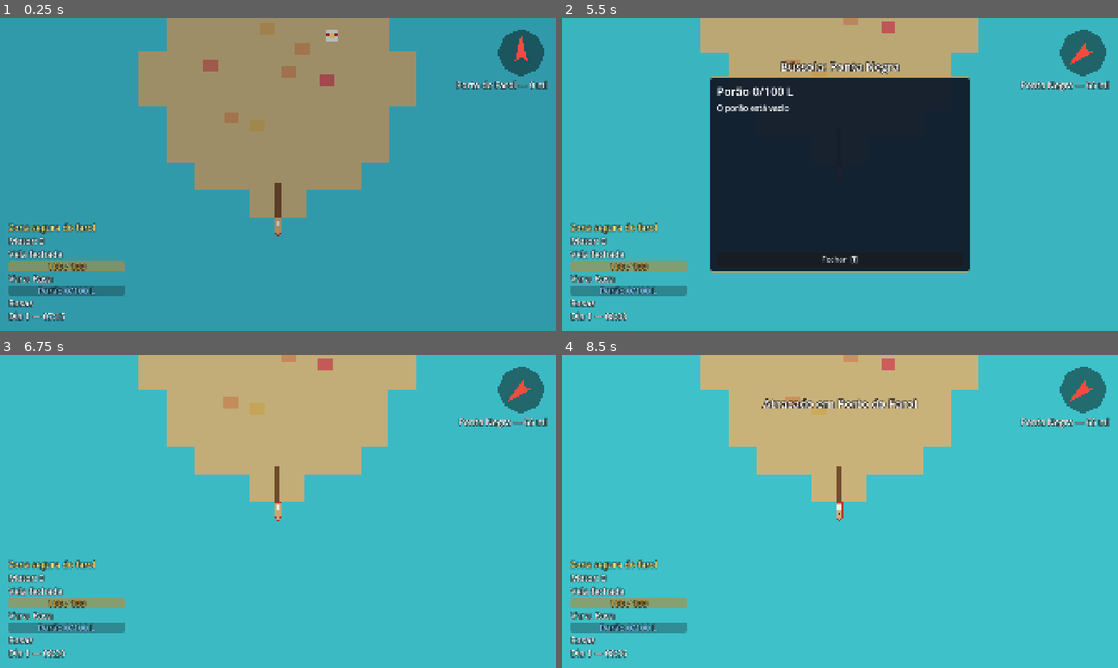
Above: before the commit, frames 1-4 (two rows, left to right).
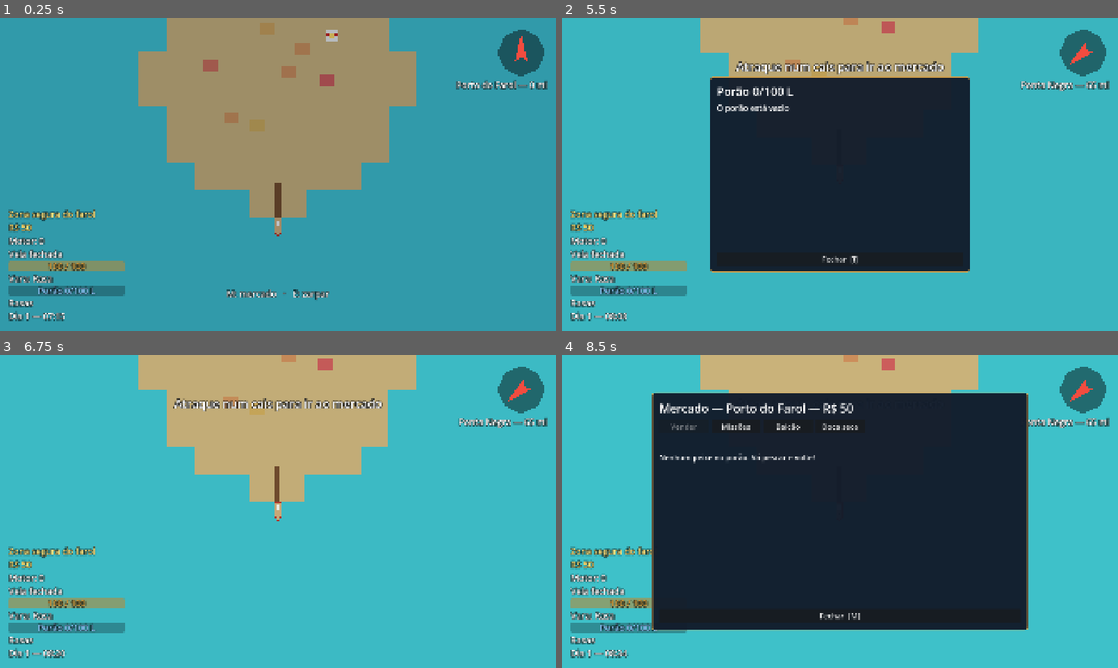
Above: after the commit, the same moments.

Repository: gabrielrm72660/pescador-da-vila
Game: Godot game, scene res://cenas/Principal.tscn
Two runs of this game, one before a commit and one after it. Both use one fixed random seed, a clock stepped at 60 frames per second and the inputs below.
Inputs (mouse positions are in pixels of both pictures, inside the frame that each line leads up to):
- Up to frame 1 (0.25 s): no input
- Up to frame 2 (5.5 s): tap E (atracar) at 0.6 s; tap C (catalogo) at 0.8, 2.1 s; click "Fechar [C]" at 1.25 s; tap Enter at 2 s; tap B (destino) at 2.3, 3.6 s; click "Fechar [C]" at 2.75 s; tap I (porao) at 3.8, 5.1 s; click "Fechar [I]" at 4.25 s; tap Space at 5 s; tap M (mercado, bound only after the commit) at 5.3 s
- Up to frame 3 (6.75 s): click "Fechar [I]" at 5.75 s; tap M (mercado, bound only after the commit) at 6.6 s
- Up to frame 4 (8.5 s): tap J (missoes, bound only after the commit) at 6.8, 8.1 s; tap F (pescar) at 7.15 s; click (840, 530) at 7.25 s, where only the run after the commit has a clickable "Fechar [J]"; tap Enter at 8 s; tap E (atracar) at 8.3 s

The runs differ from the first frame. In frame 1, 0.9% of the frame differs, in the area x 1-60%, y 61-90%; in frame 2, 1.5%; in frame 3, 1.5%; in frame 4, 52%, in the area x 1-84%, y 11-97%.

Commit message:
feat: atracar abre o mercado e salva; missões no mundo e na bússola
Co-Authored-By: Claude Fable 5.2 <noreply@anthropic.com>
Claude-Session: https://claude.ai/code/session_016UFxTBVdX3eT4ethx5aHNb

Diff:
--- a/pescador/cenas/mundo.gd
+++ b/pescador/cenas/mundo.gd
@@ -10,6 +10,8 @@
 const Especies = preload("res://logica/especies.gd")
 const Porao = preload("res://logica/porao.gd")
 const Catalogo = preload("res://logica/catalogo.gd")
+const EstadoPartida = preload("res://autoload/Estado.gd")
+const Missoes = preload("res://logica/missoes.gd")
 const CenaCardume = preload("res://cenas/Cardume.tscn")
 const VEL_MAX_ATRACAR := 40.0
 const MAX_CARDUMES := 5
@@ -24,6 +26,8 @@
 const NOITE := Color(0.22, 0.27, 0.45)
 
 var mundo: Dictionary
+var dados: Dictionary             ## mundo, cidades e loja (Mercado.carregar_dados)
+var est                           ## a partida: o autoload Estado, ou um próprio quando ele não existe (testes)
 var barco
 var t := 0.0
 var dia := 1
@@ -63,7 +67,14 @@
 	if _iniciado:
 		return
 	_iniciado = true
-	mundo = Mercado.carregar_dados().mundo
+	dados = Mercado.carregar_dados()
+	mundo = dados.mundo
+	est = _estado()
+	if est == null:
+		est = EstadoPartida.new()
+		est.name = "EstadoLocal"
+		est.novo_jogo()
+		add_child(est)
 	especies = Especies.carregar()
 	barco = $Barco
 	_rng.randomize()
@@ -75,6 +86,8 @@
 	_ler_estado()
 	var hud := get_node_or_null("HUD")
 	if hud and hud.has_signal("soltar_do_porao"):
+		hud.mercado_mudou.connect(_aplicar_estado)
+		hud.painel_fechado.connect(func(nome): if nome == "mercado": _aplicar_estado(); est.salvar())
 		hud.soltar_do_porao.connect(func(i): soltar_do_porao(i); _mostrar_porao())
 		hud.painel_fechado.connect(func(nome): if nome == "porao": desistir_pendente())
 		porao_cheio.connect(_mostrar_porao)
@@ -95,17 +108,20 @@
 
 
 func _ler_estado() -> void:
-	var e := _estado()
-	if e == null:
-		return
+	cidade_atual = est.cidade
+	destino_id = est.destino
+	dia_base = est.dia
+	_aplicar_estado()
+
+
+## Passa para o barco e para a pesca o que a partida tem (melhorias, combustível, varas, rede).
+func _aplicar_estado() -> void:
+	var e = est
 	barco.nivel_motor = int(e.melhorias.get("motor", 0)) + 1
 	barco.vela_grande = int(e.melhorias.get("vela", 0)) > 0
 	barco.leme_melhorado = int(e.melhorias.get("leme", 0)) > 0
 	barco.tanque = e.tanque()
 	barco.combustivel = minf(e.combustivel, barco.tanque)
-	cidade_atual = e.cidade
-	destino_id = e.destino
-	dia_base = e.dia
 	porao = e.porao
 	catalogo = e.catalogo
 	varas = e.varas
@@ -115,9 +131,7 @@
 
 
 func _gravar_estado() -> void:
-	var e := _estado()
-	if e == null:
-		return
+	var e = est
 	e.combustivel = barco.combustivel
 	e.dia = dia
 	e.destino = destino_id
@@ -162,9 +176,20 @@
 
 
 func _process(dt: float) -> void:
+	if Input.is_action_just_pressed("mercado"):
+		alternar_mercado()
+	quadro(dt)
+
+
+## Um quadro do jogo. Com o mercado aberto o mundo fica parado (spec 7.2).
+func quadro(dt: float) -> void:
+	if mercado_aberto():
+		return
 	avancar_tempo(dt)
 	if Input.is_action_just_pressed("atracar"):
 		alternar_atracar()
+	if Input.is_action_just_pressed("missoes"):
+		alternar_missoes()
 	if Input.is_action_just_pressed("destino"):
 		trocar_destino()
 	if Input.is_action_just_pressed("pescar") and not _painel_aberto():
@@ -196,6 +221,13 @@
 	if novo_dia != dia:
 		dia = novo_dia
 		_gravar_estado()
+		for m in est.expirar_missoes():
+			_avisar("O prazo venceu: %s" % Missoes.descricao(m, especies, dados).get_slice(" —", 0))
+	if not barco.atracado:
+		for m in est.marcar_exploracao(barco.position):
+			_avisar("Achou %s! Volte a %s para receber" % [m.get("nome_alvo", "o ponto"), _cidade(m.cidade).nome])
+			if destino_id == "missao:" + str(m.id):
+				destino_id = m.cidade
 	var borda: bool = not barco.atracado and Mapa.perto_da_borda(mundo, barco.position)
 	if borda and not _na_borda:
 		_avisar("Fim das águas conhecidas — dê meia-volta")
@@ -214,7 +246,53 @@
 	aviso_id += 1
 
 
+func mercado_aberto() -> bool:
+	var hud := get_node_or_null("HUD")
+	return hud != null and hud.has_method("mercado_aberto") and hud.mercado_aberto()
+
+
+func abrir_mercado() -> void:
+	var hud := get_node_or_null("HUD")
+	if hud == null or not barco.atracado:
+		return
+	_gravar_estado()
+	hud.abrir_mercado(est, dados, especies, _rng)
+
+
+func alternar_mercado() -> void:
+	var hud := get_node_or_null("HUD")
+	if hud == null:
+		return
+	if hud.mercado_aberto():
+		hud.fechar_paineis()
+	elif barco.atracado:
+		abrir_mercado()
+	else:
+		_avisar("Atraque num cais para ir ao mercado")
+
+
+func alternar_missoes() -> void:
+	var hud := get_node_or_null("HUD")
+	if hud == null:
+		return
+	if hud.missoes_abertas():
+		hud.fechar_paineis()
+	else:
+		hud.abrir_missoes(est, dados, especies, barco.position)
+
+
+## Cidades e, depois, os pontos das explorações ainda não achadas.
+func _destinos() -> Array:
+	var extras: Array = []
+	for m in est.missoes.ativas:
+		if m.get("tipo", "") == "exploracao" and not m.get("achado", false):
+			extras.append({"id": "missao:" + str(m.id), "nome": m.get("nome_alvo", "Missão"), "pos": m.pos})
+	return Mapa.destinos(mundo, extras)
+
+
 func alternar_atracar() -> bool:
+	if mercado_aberto():
+		return false
 	if barco.atracado:
 		barco.atracado = false
 		_avisar("Desatracou de %s" % _cidade(cidade_atual).nome)
@@ -233,6 +311,8 @@
 		return false
 	_atracar_em(c)
 	_avisar("Atracado em %s" % c.nome)
+	est.salvar()
+	abrir_mercado()
 	return true
 
 
@@ -249,15 +329,16 @@
 
 
 func trocar_destino() -> void:
-	destino_id = Mapa.proximo_destino(Mapa.destinos(mundo), destino_id)
+	destino_id = Mapa.proximo_destino(_destinos(), destino_id)
 	_avisar("Bússola: %s" % _destino().nome)
 
 
 func _destino() -> Dictionary:
-	for d in Mapa.destinos(mundo):
+	var lista := _destinos()
+	for d in lista:
 		if d.id == destino_id:
 			return d
-	return Mapa.destinos(mundo)[0]
+	return lista[0]
 
 
 func dados_hud() -> Dictionary:
@@ -283,6 +364,8 @@
 		"atracado": barco.atracado,
 		"aviso": aviso,
 		"aviso_id": aviso_id,
+		"dinheiro": est.dinheiro,
+		"missoes": est.missoes.ativas.size(),
 		"vara": vara,
 		"porao_usado": porao.usado(),
 		"porao_cap": porao.capacidade,
@@ -473,9 +556,7 @@
 
 func _porao_mudou() -> void:
 	porao_mudou.emit()
-	var e := _estado()
-	if e != null and e.has_signal("porao_mudou"):
-		e.porao_mudou.emit()
+	est.porao_mudou.emit()
 
 
 func soltar_do_porao(indice: int) -> void:
--- a/pescador/cenas/ui/HUD.tscn
+++ b/pescador/cenas/ui/HUD.tscn
@@ -1,9 +1,11 @@
-[gd_scene load_steps=7 format=3]
+[gd_scene load_steps=9 format=3]
 
 [ext_resource type="Script" path="res://cenas/ui/hud.gd" id="1"]
 [ext_resource type="Script" path="res://cenas/ui/medidor_ui.gd" id="2"]
 [ext_resource type="Script" path="res://cenas/ui/painel_porao.gd" id="3"]
 [ext_resource type="Script" path="res://cenas/ui/painel_catalogo.gd" id="4"]
+[ext_resource type="Script" path="res://cenas/ui/tela_mercado.gd" id="5"]
+[ext_resource type="Script" path="res://cenas/ui/painel_missoes.gd" id="6"]
 
 [sub_resource type="LabelSettings" id="Texto"]
 font_size = 30
@@ -23,7 +25,7 @@
 anchor_top = 1.0
 anchor_bottom = 1.0
 offset_left = 30.0
-offset_top = -430.0
+offset_top = -480.0
 offset_right = 430.0
 offset_bottom = -30.0
 grow_vertical = 0
@@ -35,6 +37,12 @@
 text = "Zona segura do farol"
 label_settings = SubResource("Texto")
 modulate = Color(1, 0.9, 0.5, 1)
+
+[node name="Dinheiro" type="Label" parent="Painel"]
+layout_mode = 2
+text = "R$ 50"
+label_settings = SubResource("Texto")
+modulate = Color(1, 0.88, 0.45, 1)
 
 [node name="Marcha" type="Label" parent="Painel"]
 layout_mode = 2
@@ -196,3 +204,25 @@
 grow_horizontal = 2
 grow_vertical = 2
 script = ExtResource("4")
+
+[node name="PainelMissoes" type="PanelContainer" parent="."]
+visible = false
+anchors_preset = 8
+anchor_left = 0.5
+anchor_top = 0.5
+anchor_right = 0.5
+anchor_bottom = 0.5
+grow_horizontal = 2
+grow_vertical = 2
+script = ExtResource("6")
+
+[node name="TelaMercado" type="PanelContainer" parent="."]
+visible = false
+anchors_preset = 8
+anchor_left = 0.5
+anchor_top = 0.5
+anchor_right = 0.5
+anchor_bottom = 0.5
+grow_horizontal = 2
+grow_vertical = 2
+script = ExtResource("5")
--- a/pescador/cenas/ui/hud.gd
+++ b/pescador/cenas/ui/hud.gd
@@ -12,6 +12,7 @@
 
 signal soltar_do_porao(indice: int)
 signal painel_fechado(nome: String)
+signal mercado_mudou
 
 var _aviso_id := 0
 var _fechou_em := -100000
@@ -44,10 +45,16 @@
 		$Painel/Porao.max_value = float(d.porao_cap)
 		$Painel/Porao.value = float(d.porao_usado)
 		$Painel/Porao/Texto.text = "Porão %d/%d L" % [roundi(d.porao_usado), roundi(d.porao_cap)]
+	$Painel/Dinheiro.visible = d.has("dinheiro")
+	if d.has("dinheiro"):
+		var n := int(d.get("missoes", 0))
+		$Painel/Dinheiro.text = "R$ %d" % int(d.dinheiro) + ("" if n == 0 else "  ·  %d %s" % [n, "missão" if n == 1 else "missões"])
 	var med: Dictionary = d.get("medidor", {})
 	$Medidor.definir(med)
-	$Dica.visible = not med.is_empty() or bool(d.get("pode_pescar", false))
-	$Dica.text = "F: parar o ponteiro na faixa verde" if not med.is_empty() else "F: pescar"
+	var no_cais: bool = bool(d.get("atracado", false)) and d.has("dinheiro") and not $TelaMercado.visible
+	$Dica.visible = not med.is_empty() or bool(d.get("pode_pescar", false)) or no_cais
+	$Dica.text = "F: parar o ponteiro na faixa verde" if not med.is_empty() else (
+			"M: mercado   ·   E: zarpar" if no_cais else "F: pescar")
 	if int(d.get("aviso_id", 0)) != _aviso_id:
 		_aviso_id = int(d.aviso_id)
 		$Aviso.text = String(d.aviso)
@@ -75,10 +82,13 @@
 	$PainelPorao.soltar.connect(func(i): soltar_do_porao.emit(i))
 	$PainelPorao.fechar.connect(fechar_paineis)
 	$PainelCatalogo.fechar.connect(fechar_paineis)
+	$PainelMissoes.fechar.connect(fechar_paineis)
+	$TelaMercado.fechar.connect(fechar_paineis)
+	$TelaMercado.mudou.connect(func(): mercado_mudou.emit())
 
 
 func painel_aberto() -> bool:
-	return $PainelPorao.visible or $PainelCatalogo.visible or Time.get_ticks_msec() - _fechou_em < CARENCIA_CLIQUE
+	return $PainelPorao.visible or $PainelCatalogo.visible or $PainelMissoes.visible or $TelaMercado.visible or Time.get_ticks_msec() - _fechou_em < CARENCIA_CLIQUE
 
 
 func porao_aberto() -> bool:
@@ -89,24 +99,50 @@
 	return $PainelCatalogo.visible
 
 
+func mercado_aberto() -> bool:
+	return $TelaMercado.visible
+
+
+func missoes_abertas() -> bool:
+	return $PainelMissoes.visible
+
+
+func _so(painel: Control) -> void:
+	_ligar()
+	for p in [$PainelPorao, $PainelCatalogo, $PainelMissoes, $TelaMercado]:
+		if p != painel:
+			p.visible = false
+
+
+func abrir_mercado(estado, dados: Dictionary, especies: Array, rng: RandomNumberGenerator) -> void:
+	_so($TelaMercado)
+	$TelaMercado.abrir(estado, dados, especies, rng)
+
+
+func abrir_missoes(estado, dados: Dictionary, especies: Array, pos: Vector2) -> void:
+	_so($PainelMissoes)
+	$PainelMissoes.mostrar(estado, dados, especies, pos)
+	$PainelMissoes.visible = true
+
+
 func abrir_porao(itens: Array, especies: Array, usado: float, capacidade: float, pendente: Dictionary) -> void:
-	_ligar()
-	$PainelCatalogo.visible = false
+	_so($PainelPorao)
 	$PainelPorao.mostrar(itens, especies, usado, capacidade, pendente)
 	$PainelPorao.visible = true
 
 
 func abrir_catalogo(especies: Array, entradas: Dictionary) -> void:
-	_ligar()
-	$PainelPorao.visible = false
+	_so($PainelCatalogo)
 	$PainelCatalogo.mostrar(especies, entradas)
 	$PainelCatalogo.visible = true
 
 
 func fechar_paineis() -> void:
-	var qual := "porao" if $PainelPorao.visible else ("catalogo" if $PainelCatalogo.visible else "")
-	$PainelPorao.visible = false
-	$PainelCatalogo.visible = false
+	var qual := ""
+	for par in [["porao", $PainelPorao], ["catalogo", $PainelCatalogo], ["missoes", $PainelMissoes], ["mercado", $TelaMercado]]:
+		if par[1].visible:
+			qual = par[0]
+		par[1].visible = false
 	if qual != "":
 		_fechou_em = Time.get_ticks_msec()
 		painel_fechado.emit(qual)
--- a/pescador/cenas/ui/tela_mercado.gd
+++ b/pescador/cenas/ui/tela_mercado.gd
@@ -79,7 +79,7 @@
 	_botoes.clear()
 	_textos.clear()
 	var cid := _cidade()
-	_titulo = "Mercado de %s — R$ %d" % [cid.get("nome", estado.cidade), estado.dinheiro]
+	_titulo = "Mercado — %s — R$ %d" % [cid.get("nome", estado.cidade), estado.dinheiro]
 	custom_minimum_size = Vector2(1300, 820)
 	var fundo := StyleBoxFlat.new()
 	fundo.bg_color = Color(0.07, 0.11, 0.17, 0.97)
--- a/pescador/project.godot
+++ b/pescador/project.godot
@@ -94,3 +94,13 @@
 "events": [Object(InputEventKey,"resource_local_to_scene":false,"resource_name":"","device":16,"window_id":0,"alt_press …(190 unchanged characters)…
 ]
 }
+mercado={
+"deadzone": 0.2,
+"events": [Object(InputEventKey,"resource_local_to_scene":false,"resource_name":"","device":16,"window_id":0,"alt_pressed":false,"shift_pressed":false,"ctrl_pressed":false,"meta_pressed":false,"pressed":false,"keycode":0,"physical_keycode":77,"key_label":0,"unicode":0,"location":0,"echo":false,"script":null)
+]
+}
+missoes={
+"deadzone": 0.2,
+"events": [Object(InputEventKey,"resource_local_to_scene":false,"resource_name":"","device":16,"window_id":0,"alt_pressed":false,"shift_pressed":false,"ctrl_pressed":false,"meta_pressed":false,"pressed":false,"keycode":0,"physical_keycode":74,"key_label":0,"unicode":0,"location":0,"echo":false,"script":null)
+]
+}
--- /dev/null
+++ b/pescador/testes/test_cidades.gd
@@ -0,0 +1,117 @@
+extends "res://testes/caso_teste.gd"
+const E = preload("res://logica/especies.gd")
+const P = preload("res://logica/pesca.gd")
+
+var l
+func _init(): l = E.carregar()
+
+func _mundo():
+	var m = load("res://cenas/Mundo.tscn").instantiate()
+	m.iniciar()
+	return m
+
+func _cais(m, id: String) -> Vector2:
+	for c in m.mundo.cidades:
+		if c.id == id: return Vector2(c.cais[0], c.cais[1])
+	return Vector2.INF
+
+func test_mundo_tem_estado_proprio_sem_autoload():
+	var m = _mundo()
+	afirmar(m.est != null, "tem estado"); igual(m.est.dinheiro, 50, "novo jogo: R$ 50")
+	afirmar(m.porao == m.est.porao and m.catalogo == m.est.catalogo, "porão e catálogo são os do estado")
+	afirmar(m.dados_hud().has("dinheiro") and m.dados_hud().has("missoes"), "o HUD recebe dinheiro e missões")
+	m.free()
+
+func test_comeca_atracado_com_o_mercado_fechado_e_m_abre():
+	var m = _mundo(); var h = m.get_node("HUD")
+	afirmar(m.barco.atracado and not h.mercado_aberto(), "início: atracado, mercado fechado")
+	m.alternar_mercado(); afirmar(h.mercado_aberto(), "M abre")
+	afirmar(h.get_node("TelaMercado").titulo().contains("Porto do Farol"), "mercado da cidade certa")
+	m.alternar_mercado(); afirmar(not h.mercado_aberto(), "M fecha")
+	m.alternar_atracar(); m.alternar_mercado()
+	afirmar(not h.mercado_aberto() and m.aviso.contains("Atraque"), "no mar não abre: %s" % m.aviso)
+	m.free()
+
+func test_atracar_abre_o_mercado_da_cidade():
+	var m = _mundo(); var h = m.get_node("HUD")
+	m.alternar_atracar(); m.barco.position = _cais(m, "vila_arraias") + Vector2(0, 40); m.barco.vel = 0.0
+	afirmar(m.tentar_atracar(), "atracou"); afirmar(h.mercado_aberto(), "abriu o mercado")
+	igual(m.est.cidade, "vila_arraias", "o estado sabe a cidade")
+	afirmar(h.get_node("TelaMercado").titulo().contains("Vila das Arraias"), h.get_node("TelaMercado").titulo())
+	afirmar(not h.get_node("TelaMercado").tem("aba:doca"), "sem doca aqui")
+	m.free()
+
+func test_mercado_aberto_para_o_tempo_e_trava_o_cais():
+	var m = _mundo()
+	m.alternar_mercado(); var t0: float = m.t
+	m.quadro(1.0); perto(m.t, t0, 1e-6, "tempo parado com o mercado aberto")
+	afirmar(not m.alternar_atracar() and m.barco.atracado, "não zarpa com o mercado aberto")
+	m.alternar_mercado(); m.quadro(1.0); afirmar(m.t > t0, "fechou: o tempo anda")
+	m.free()
+
+func test_vender_e_melhorar_valem_no_barco():
+	var m = _mundo(); var h = m.get_node("HUD"); var t = h.get_node("TelaMercado")
+	m.porao.adicionar(E.exemplar_com_f(E.por_id(l, "robalo"), 0.9))
+	m.alternar_mercado(); t.apertar("vender_tudo")
+	afirmar(m.est.dinheiro > 50 and m.porao.itens.is_empty(), "vendeu")
+	igual(m.dados_hud().dinheiro, m.est.dinheiro, "painel acompanha")
+	m.est.dinheiro = 5000; t.mostrar_aba("doca")
+	t.apertar("melhorar:motor"); igual(m.barco.nivel_motor, 2, "motor nível 2 no barco")
+	t.apertar("melhorar:tanque"); perto(m.barco.tanque, 160.0, 1e-6, "tanque maior no barco")
+	t.apertar("melhorar:porao"); perto(m.porao.capacidade, 200.0, 1e-6, "porão maior")
+	t.mostrar_aba("balcao"); t.apertar("comprar:combustivel"); perto(m.barco.combustivel, 160.0, 1e-6, "abasteceu o barco")
+	t.apertar("comprar:vara_profunda"); t.apertar("comprar:rede")
+	afirmar("profunda" in m.varas and m.tem_rede, "vara e rede valem na pesca")
+	m.free()
+
+func test_combustivel_gasto_no_mar_chega_ao_mercado():
+	var m = _mundo()
+	m.alternar_atracar(); m.barco.combustivel = 30.0
+	m.barco.position = _cais(m, "porto_farol"); m.barco.vel = 0.0; m.tentar_atracar()
+	perto(m.est.combustivel, 30.0, 1e-6, "o estado recebe o que sobrou")
+	afirmar(m.get_node("HUD/TelaMercado").textos().size() >= 0, "tela montada")
+	m.get_node("HUD/TelaMercado").mostrar_aba("balcao")
+	afirmar(m.get_node("HUD/TelaMercado").textos().any(func(s): return s.contains("70 un.")), "oferece os 70 que faltam")
+	m.free()
+
+func test_missao_vence_na_virada_do_dia():
+	var m = _mundo(); m.alternar_atracar()
+	m.est.missoes.ativas = [{"id": "c1", "tipo": "entrega", "cidade": "ponta_negra", "destino": "ponta_negra",
+			"volume": 30.0, "recompensa": 300, "recompensa_xp": 15, "prazo_dia": 1}]
+	m.porao.adicionar({"carga": true, "missao": "c1", "volume": 30.0})
+	m.avancar_tempo(160.0)
+	igual(m.dia, 2, "virou o dia"); afirmar(m.est.missoes.ativas.is_empty() and m.porao.itens.is_empty(), "missão e carga saíram")
+	afirmar(m.aviso.contains("venceu"), m.aviso)
+	m.free()
+
+func test_exploracao_e_achada_no_mar_e_entra_na_bussola():
+	var m = _mundo(); m.alternar_atracar()
+	m.est.missoes.ativas = [{"id": "x1", "tipo": "exploracao", "cidade": "porto_farol", "alvo": "naufragio_distante",
+			"nome_alvo": "Naufrágio Distante", "pos": [11000, 6000], "recompensa": 150, "recompensa_xp": 25, "prazo_dia": -1}]
+	var achou := false
+	for i in 4:
+		m.trocar_destino()
+		if m.dados_hud().destino_nome == "Naufrágio Distante": achou = true; break
+	afirmar(achou, "B passa pelo alvo da missão")
+	perto(m.dados_hud().milhas, Vector2(11000, 6000).distance_to(m.barco.position) / 200.0, 0.5, "distância até o alvo")
+	m.barco.position = Vector2(10900, 6000); m.avancar_tempo(0.1)
+	afirmar(m.aviso.contains("Naufrágio Distante") and m.aviso.contains("Porto do Farol"), m.aviso)
+	afirmar(m.dados_hud().destino_nome != "Naufrágio Distante", "achado: sai da bússola")
+	m.free()
+
+func test_j_abre_as_missoes():
+	var m = _mundo(); var h = m.get_node("HUD")
+	m.alternar_missoes(); afirmar(h.missoes_abertas(), "J abre")
+	afirmar(h.get_node("PainelMissoes").textos()[0].contains("Nenhuma"), "vazio")
+	m.alternar_missoes(); afirmar(not h.missoes_abertas(), "J fecha")
+	m.free()
+
+func test_pescar_continua_usando_o_estado():
+	var m = _mundo(); m.alternar_atracar(); m.barco.position = Vector2(3000, 3000)
+	for c in m.cardumes.duplicate(): c.free()
+	m.cardumes.clear()
+	var r := RandomNumberGenerator.new(); r.seed = 1
+	m.adicionar_cardume(P.novo_cardume(E.por_id(l, "tainha"), m.barco.position + Vector2(40, 0), r))
+	m.acao_pescar(); m.fisgada.t = m.fisgada.prep.medidor.periodo / 4.0; m.acao_pescar()
+	igual(m.est.porao.itens.size(), 1, "o peixe está no porão do estado"); igual(int(m.est.catalogo.entradas.tainha.qtd), 1, "e no catálogo")
+	m.free()
Not shown, added: pescador/testes/test_cidades.gd.uid
Not shown, changed: pescador/LEIAME.md
